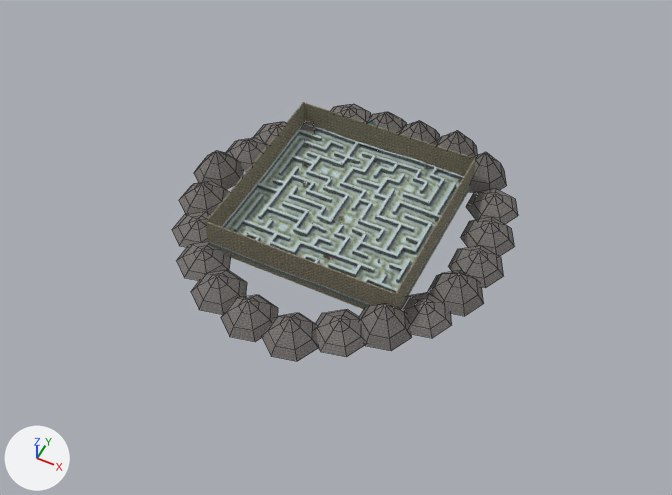
One commit to the FBX model Assets/Resources/Bellwake/Rooms/KiteCrag.fbx: the scene before it, then after it.
Camera for both pictures: a 50 mm camera at (174.0, -361.0, 416.0) aimed at (7.0, -26.0, -2.0). Lighting does not change. The marker at lower left points along +X, +Y and +Z. The older version comes first. Mesh edges are drawn as thin lines on the coarser meshes.

Before the edit, the objects in view are built like this:
```python
me_boundary_foundation_004 = bpy.data.meshes.new('Boundary foundation.004')
me_boundary_foundation_004.from_pydata(...)  # a box spanning x -61.0..61.0, y 60.0..60.8, z -3.0..21.0; a box spanning x -61.0..61.0, y -60.8..-60.0, z -3.0..21.0; a box spanning x -60.8..-60.0, y -61.0..61.0, z -3.0..21.0; a box spanning x 60.0..60.8, y -61.0..61.0, z -3.0..21.0; a box spanning x -33.7..-33.0, y 8.5..9.5, z 0.8..3.0; a box spanning x -31.0..-30.3, y 8.5..9.5, z 0.8..3.0
me_boundary_foundation_004.materials.append(mat_masonry)  # picture img_masonry_png
me_far_folded_ridgeline_022 = bpy.data.meshes.new('Far folded ridgeline.022')
me_far_folded_ridgeline_022.from_pydata(...)  # 632 vertices, 518 faces; spans x -106.0..104.0, y -111.0..104.0, z -7.0..16.0
# faces by material slot: [6, 506, 6]
me_far_folded_ridgeline_022.materials.append(mat_masonry)  # picture img_masonry_png
me_far_folded_ridgeline_022.materials.append(mat_mountain)  # picture img_mountain_png
me_far_folded_ridgeline_022.materials.append(mat_mossrock)  # picture img_mossrock_png
me_ward_boundary_course_003 = bpy.data.meshes.new('Ward boundary course.003')
me_ward_boundary_course_003.from_pydata(...)  # 4000 vertices, 3496 faces; spans x -60.8..60.8, y -60.8..60.8, z -0.3..5.0
# faces by material slot: [1000, 2496]
me_ward_boundary_course_003.materials.append(mat_shale)  # picture img_shale_png
me_ward_boundary_course_003.materials.append(mat_rimesnow)  # picture img_rimesnow_png
ob_c_solids = bpy.data.objects.new('C_Solids', me_boundary_foundation_004)
ob_c_solids.location = (0.0, 0.0, 0.0)
ob_horizon = bpy.data.objects.new('Horizon', me_far_folded_ridgeline_022)
ob_horizon.location = (0.0, 0.0, 0.0)
ob_rim = bpy.data.objects.new('Rim', me_ward_boundary_course_003)
ob_rim.location = (0.0, 0.0, 0.0)
# also in view: 'Terrain' at (0.0, 0.0, 1.0); 'Set' at (3.0, 4.0, 10.0)
```
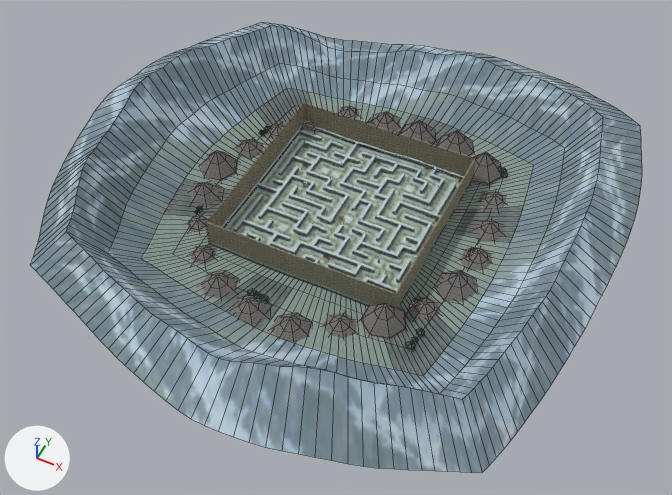
The change, as a list of edits to the scene's bpy script:
```text
Add img_countrybeyond_png:
    img_countrybeyond_png = load_image('CountryBeyond.png', '../Textures/CountryBeyond.png', 512, 256, 'sRGB')
Add mat_countrybeyond:
    mat_countrybeyond = principled_material('CountryBeyond')
    mat_countrybeyond.texture = img_countrybeyond_png
    mat_countrybeyond.roughness = 0.95
Add me_valley_floor__shoulders_and_far_crest_002:
    me_valley_floor__shoulders_and_far_crest_002.from_pydata(...)  # 1246 vertices, 1140 faces; spans x -179.0..163.0, y -176.0..170.0, z 0.0..53.0
    me_valley_floor__shoulders_and_far_crest_002.materials.append(mat_countrybeyond)  # picture img_countrybeyond_png
Add ob_surroundings:
    ob_surroundings = bpy.data.objects.new('Surroundings', me_valley_floor__shoulders_and_far_crest_002)
    ob_surroundings.location = (0.0, 0.0, 0.0)
```

Boxes (x1, y1, x2, y2) around the edits, measured in the pictures (672 x 495 px):
'Surroundings', added: after (30, 22, 642, 473)
